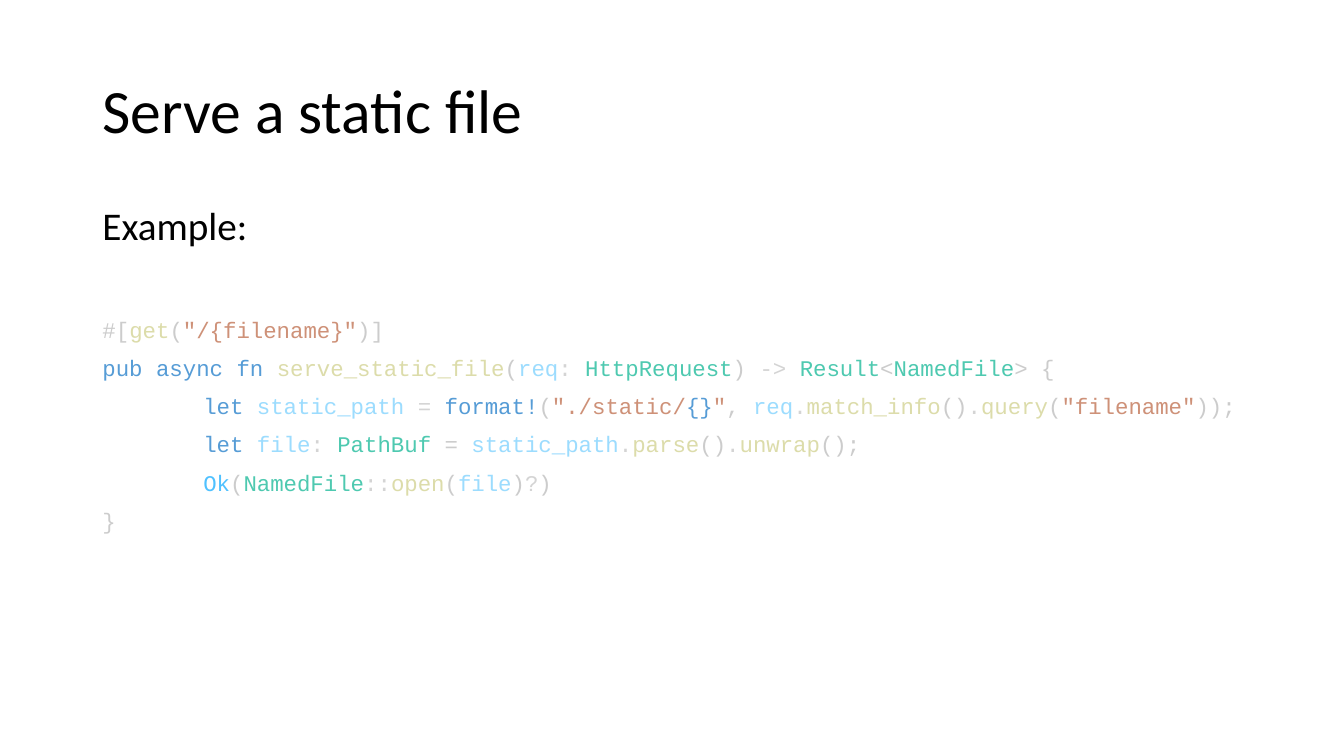
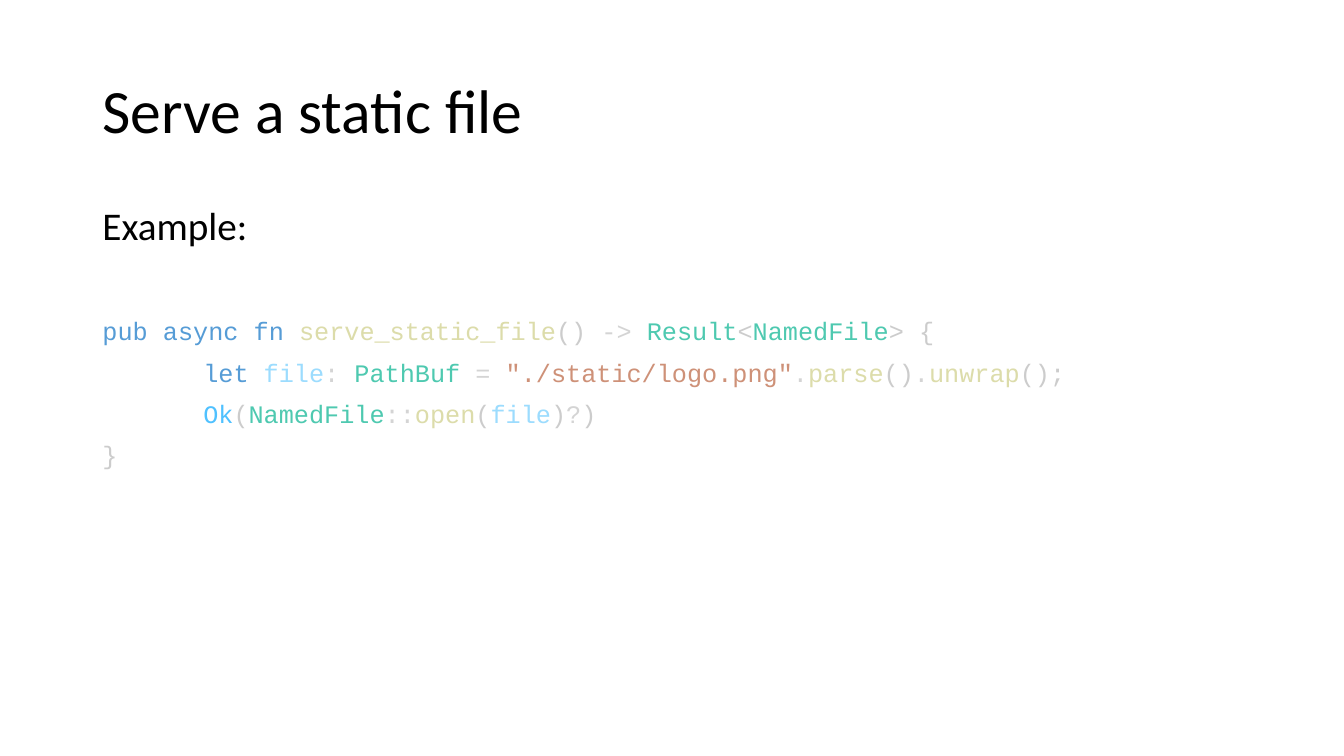
Before and after one commit to floscodes/actix_talk, a slide deck: slide 11 of Pres.pptx (slide 10 before the commit). Drawn at 1344x756 pixels with LibreOffice and Linux fonts; fonts in the diff are those of the drawing. Boxes give left, top, right and bottom in pixels: in the first picture for what was removed or moved away, otherwise in the second. Text is boxed around its words. In the diff, an @@ line names an element or a change of style, - is before the commit and + after.

```diff
--- a/Pres.pptx
+++ b/Pres.pptx
@@ text at [102, 322, 1065, 387]: text changed; size 16 to 18 pt @@
-#[get("/{filename}")]
-pub async fn serve_static_file(req: HttpRequest) -> Result<NamedFile> {
-let static_path = format!("./static/{}", req.match_info().query("filename"));
-let file: PathBuf = static_path.parse().unwrap();
+pub async fn serve_static_file() -> Result<NamedFile> {
+let file: PathBuf = "./static/logo.png".parse().unwrap();
@@ text at [203, 404, 596, 428]: size 16 to 18 pt in "Ok(NamedFile::open(file)?)", "}" @@
```
Also in this commit, not shown: 1 slide added.
